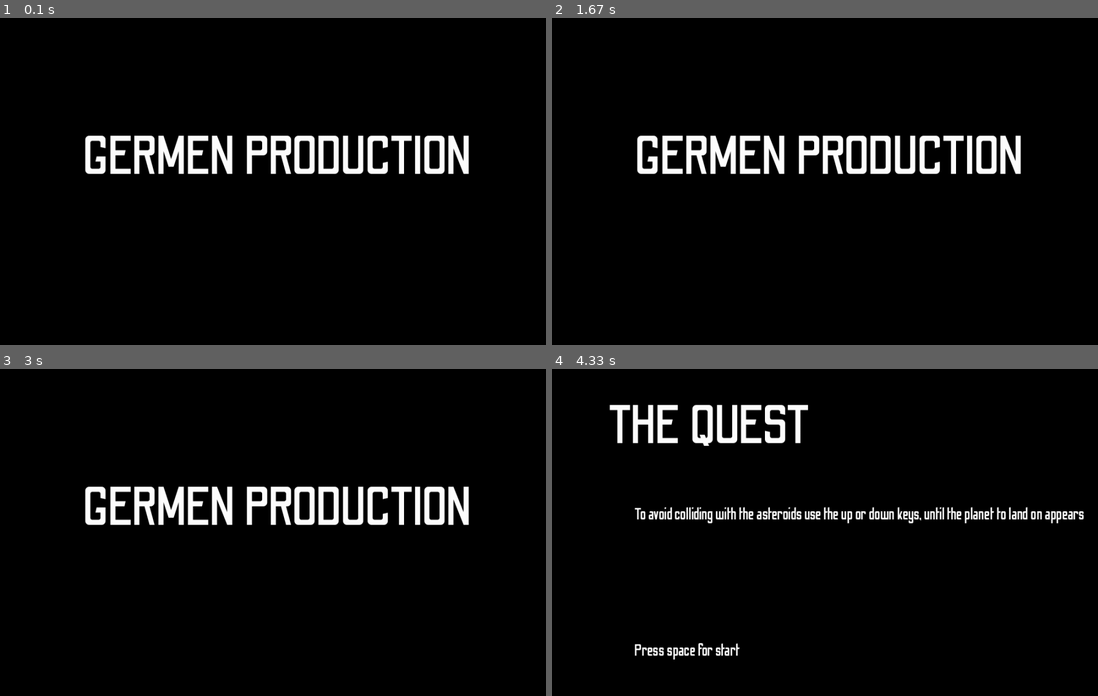
Above: before the commit, frames 1-4 (two rows, left to right).
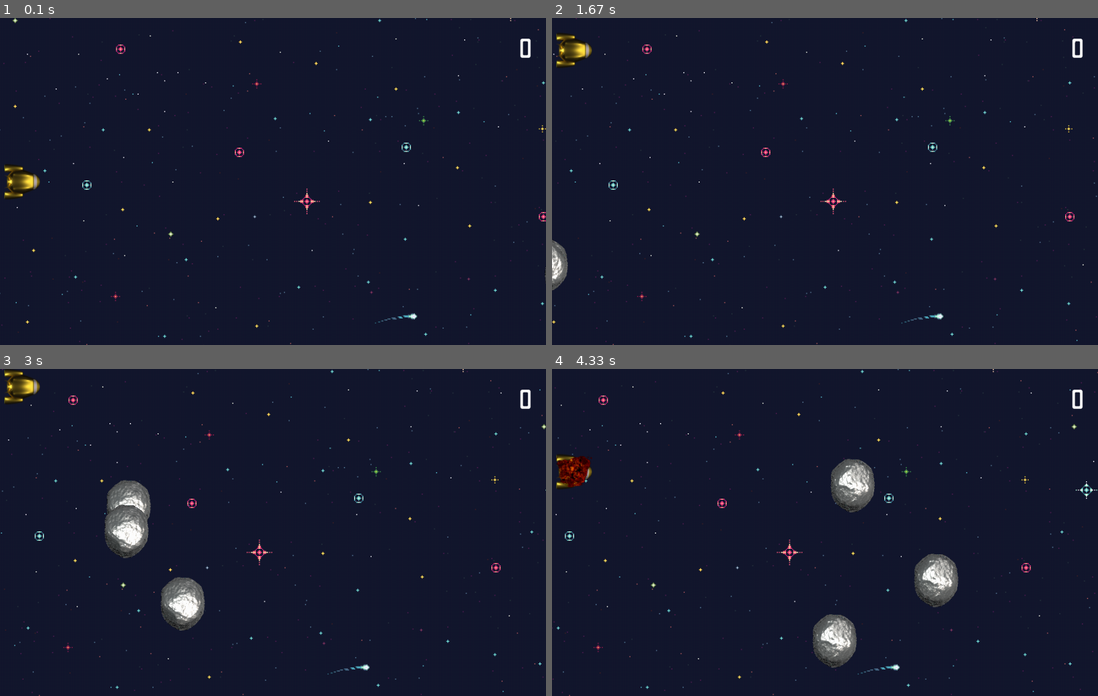
Above: after the commit, the same moments.

Repository: davidordo85/THE_QUEST-Game-with-pygame
Game: pygame game, started from main.py
Same seed, same stepped clock (60 frames per second), same inputs: the game is played once before the commit and once after it.
Inputs:
- Up to frame 1 (0.1 s): no input
- Up to frame 2 (1.67 s): hold Up 0.33-0.8 s; hold Down 0.83-1.13 s; hold Up 1.17-1.53 s; hold Down from 1.57 s (still down)
- Up to frame 3 (3 s): release Down at 1.93 s; hold Up 1.97-2.27 s; hold Down 2.3-2.6 s; hold Up from 2.63 s (still down)
- Up to frame 4 (4.33 s): release Up at 3 s; hold Down 3.03-3.4 s; hold Up 3.43-3.73 s; hold Down 3.77-4.07 s; hold Up from 4.1 s (still down)

The runs differ from the first frame. In frame 1, 100% of the frame differs, in the area x 0-100%, y 0-100%; in frame 2, 100%; in frame 3, 100%; in frame 4, 100%.

Commit message:
game over state and ship explosion

Diff:
--- a/asteroids/asteroids.py
+++ b/asteroids/asteroids.py
@@ -26,7 +26,7 @@
         return images
 
     def update(self, limSupX, limSupY):
-        self.vx = random.randint(1, 2)
+        self.vx = random.randint(3, 20)
         if self.rect.centerx <= 0:
             self.rect.centerx = 1200
             self.rect.centery = random.randint (40, 560)
--- a/main.py
+++ b/main.py
@@ -10,6 +10,7 @@
 class Main():
     clock = pg.time.Clock()
     def __init__(self, w, h):
+
         #create the screen with its size
         self.screen = pg.display.set_mode((h, w))
         #name the window
@@ -22,7 +23,7 @@
         self.background = pg.image.load("./resources/images/backgrounds/background_game.png")
 
         self.score = 0
-        self.status = 'Opening'
+        self.status = 'First_level'
 
         # create the screen texts and objects
         self.displayProduction = self.title.render("GERMEN PRODUCTION", True, (WHITE))
@@ -31,7 +32,21 @@
         self.startGame = self.description.render("Press space for start", True, (WHITE))
         self.displayScore = self.fontScore.render(str(self.score), True, WHITE)
         self.ship = ship.Ship(800, 600)
-        self.asteroid = asteroids.Asteroid(800, 600)
+        self.asteroid_0 = asteroids.Asteroid(800, 600)
+        self.asteroid_1 = asteroids.Asteroid(800, 600)
+        self.asteroid_2 = asteroids.Asteroid(800, 600)
+        self.asteroid_3 = asteroids.Asteroid(800, 600)
+        self.asteroid_4 = asteroids.Asteroid(800, 600)
+        self.asteroid_5 = asteroids.Asteroid(800, 600)
+        self.asteroid_6 = asteroids.Asteroid(800, 600)
+        self.asteroid_7 = asteroids.Asteroid(800, 600)
+
+        self.asteroidLevel1 = pg.sprite.Group()
+        self.asteroidLevel2 = pg.sprite.Group()
+        self.asteroidLevel1.add(self.asteroid_0, self.asteroid_1, self.asteroid_2)
+        self.asteroidLevel2.add(self.asteroid_0, self.asteroid_1, self.asteroid_2, self.asteroid_3, self.asteroid_4)
+
+
 
 
 
@@ -64,10 +79,15 @@
 
         return False
 
+
+
+
     def backgroundMove(self):
         self.x -= 0.5
         if self.x <= -2400:
             self.x = 0
+
+
 
 
     def redraw(self):
@@ -102,18 +122,37 @@
     def firstLevel(self):
         first = False
         self.x = 0
+        self.how = 4
 
 
         while not first:
             self.handleEvent()
             self.backgroundMove()
             self.ship.update(800, 600)
-            self.asteroid.update(800, 600)
+            self.asteroidLevel1.update(800, 600)
+            self.ship.crashed(self.asteroidLevel1)
+
+
             self.screen.blit(self.background, (self.x, 0))
             self.screen.blit(self.background, (self.x+2400, 0))
             self.screen.blit(self.displayScore, (950, 30))
             self.screen.blit(self.ship.image, self.ship.rect)
-            self.screen.blit(self.asteroid.image, self.asteroid.rect)
+            self.asteroidLevel1.draw(self.screen)
+            if self.ship.crash == True:
+                first = True
+                time.sleep(4)
+                self.status = 'Game_over'
+
+
+
+            self.redraw()
+
+    def gameOver(self):
+        over = False
+
+        while not over:
+            self.handleEvent()
+            self.screen.fill("black")
             self.redraw()
 
 
@@ -126,6 +165,8 @@
                 self.front()
             elif self.status == 'First_level':
                 self.firstLevel()
+            elif self.status == 'Game_over':
+                self.gameOver()
 
 
 
--- a/ship/ship.py
+++ b/ship/ship.py
@@ -1,10 +1,12 @@
 import pygame as pg
+
 
 class Ship(pg.sprite.Sprite):
     vx = 0
     vy = 0
     w = 65
     h = 65
+    num_sprites = 17
 
     def __init__(self, x, y):
         super().__init__()
@@ -13,11 +15,21 @@
 
         self.rect.centerx = x
         self.rect.centery = y
+
+        self.crash = False
+        self.image_act = 0
         self.frame = pg.image.load('./resources/images/ship_sprites/Spaceships_0.png').convert_alpha()
         self.image.blit(self.frame, (0, 0), (0, 0, self.w, self.h))
 
         self.rect.centerx = 40
         self.rect.centery = 300
+
+    def loadImages(self):
+        images = []
+        for i in range(self.num_sprites):
+            image = pg.image.load("./resources/images/ship_sprites/Spaceships_{}.png".format(i))
+            images.append(image)
+        return images
 
     def update(self, limSupX, limSupY):
         self.rect.centerx += self.vx
@@ -33,3 +45,13 @@
 
         if self.rect.centery > limSupY - self.rect.h // 2:
             self.rect.centery = limSupY - self.rect.h // 2
+
+    def crashed(self, group):
+        list_crash = pg.sprite.spritecollide(self, group, False)
+        if len(list_crash) > 0:
+            self.image_act += 1
+            self.images = self.loadImages()
+            if self.image_act >= self.num_sprites:
+                self.image_act = 0
+                self.crash = True
+            self.image.blit(self.images[self.image_act], (0, 0))
